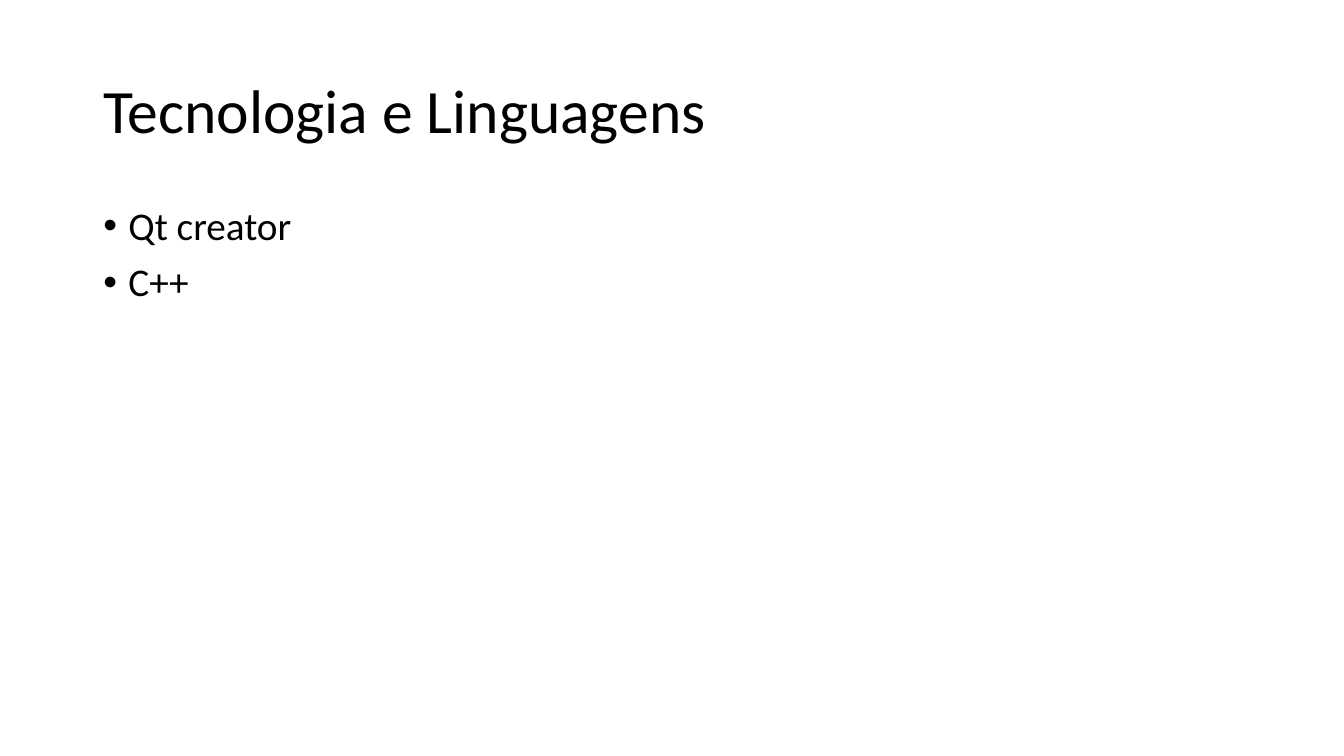
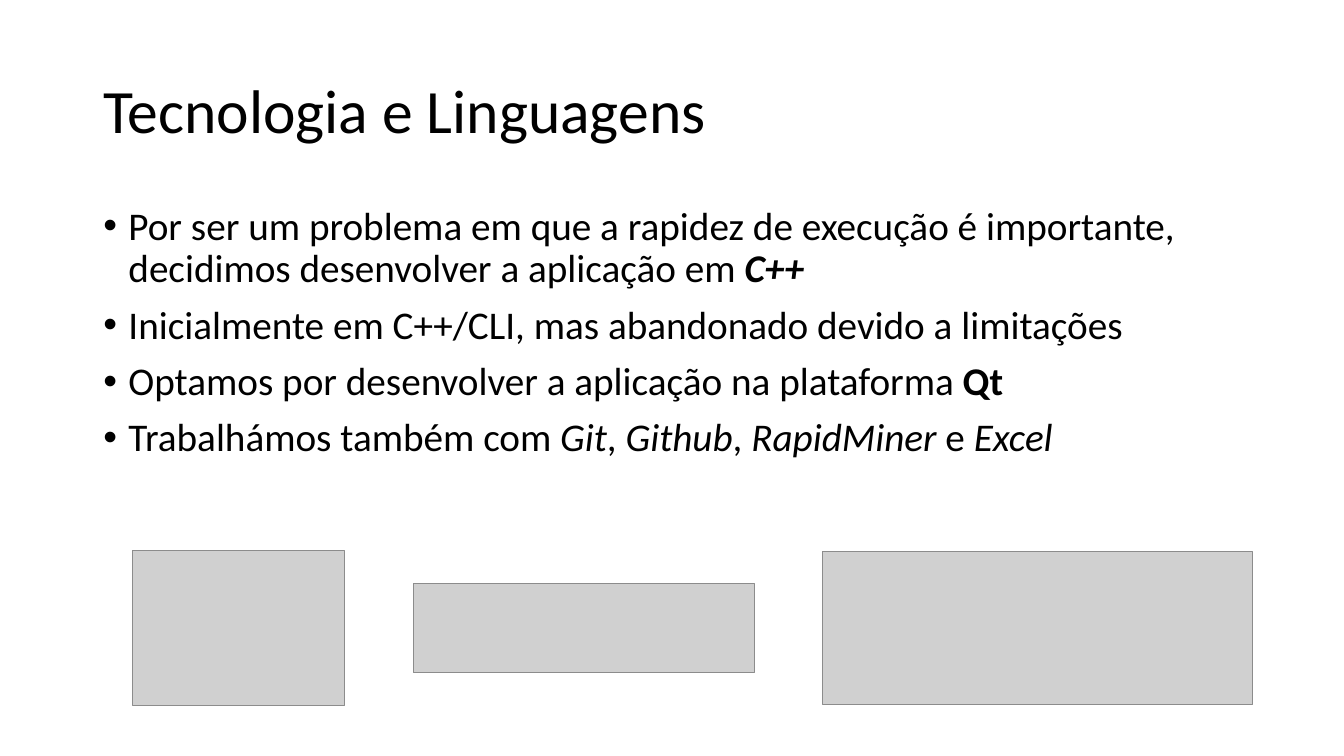
Before and after one commit to xQsme/RLP_Qt, a slide deck: slide 11 of powerpoint_defesa.pptx (slide 10 before the commit). Drawn at 1344x756 pixels with LibreOffice and Linux fonts; fonts in the diff are those of the drawing; grey boxes stand for pictures. Boxes give left, top, right and bottom in pixels: in the first picture for what was removed or moved away, otherwise in the second. Text is boxed around its words. In the diff, an @@ line names an element or a change of style, - is before the commit and + after.

```diff
--- a/powerpoint_defesa.pptx
+++ b/powerpoint_defesa.pptx
@@ text at box(128, 212, 1175, 458): text changed @@
-• Qt creator
-• C++
+• Por ser um problema em que a rapidez de execução é importante, decidimos desenvolver a aplicação em C++
+• Inicialmente em C++/CLI, mas abandonado devido a limitações
+• Optamos por desenvolver a aplicação na plataforma Qt
+• Trabalhámos também com Git, Github, RapidMiner e Excel
@@ picture added at box(133, 551, 345, 706) @@
@@ picture added at box(823, 552, 1252, 705) @@
@@ picture added at box(413, 584, 754, 673) @@
```
Also in this commit, not shown: 3 other slides changed, 2 slides added, 1 slide removed.
